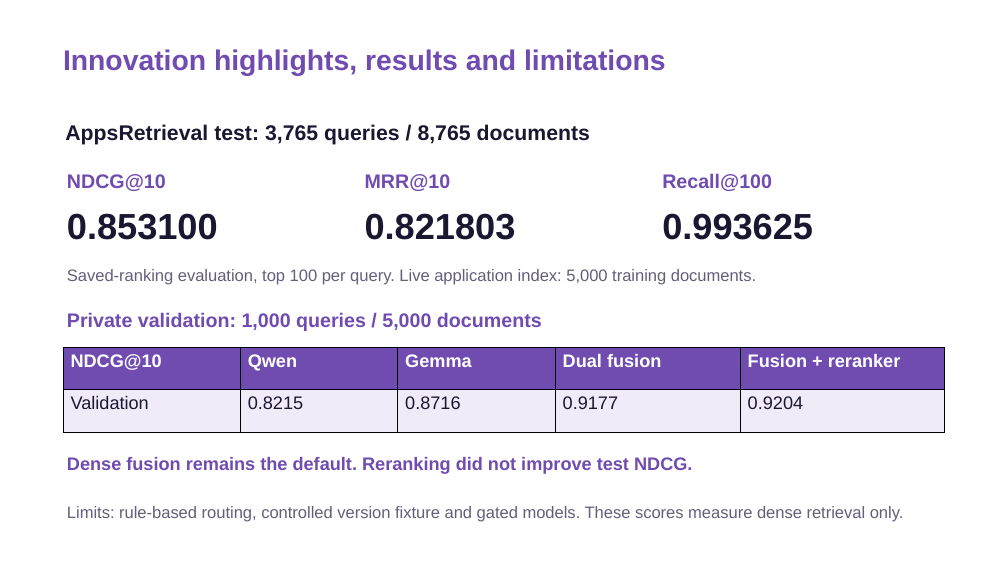
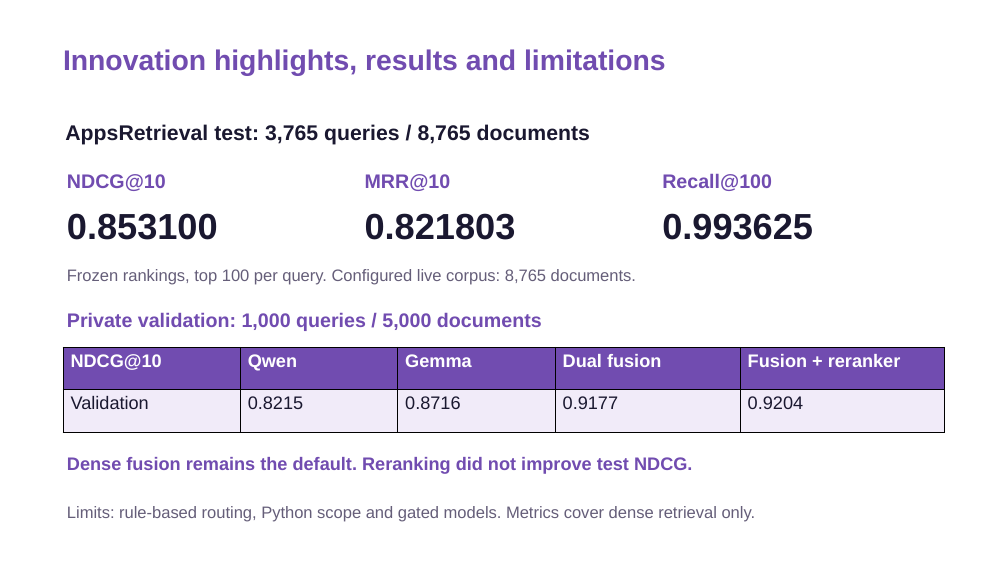
Before and after one commit to SinghDevansh-2006/prism-code-intelligence, a slide deck: slide 8 of submission/SRM_Team_Ctrl_Alt_Elite_1_Submission.pptx. Drawn at 1008x567 pixels with LibreOffice and Linux fonts; fonts in the diff are those of the drawing. Boxes give left, top, right and bottom in pixels: in the first picture for what was removed or moved away, otherwise in the second. Text is boxed around its words. In the diff, an @@ line names an element or a change of style, - is before the commit and + after.

Commit message:
Finalize verified full-corpus PRISM submission

```diff
--- a/submission/SRM_Team_Ctrl_Alt_Elite_1_Submission.pptx
+++ b/submission/SRM_Team_Ctrl_Alt_Elite_1_Submission.pptx
@@ text at [67,269,636,285]: text changed @@
-Saved-ranking evaluation, top 100 per query. Live application index: 5,000 training documents.
+Frozen rankings, top 100 per query. Configured live corpus: 8,765 documents.
@@ text at [67,506,756,522]: text changed @@
-Limits: rule-based routing, controlled version fixture and gated models. These scores measure dense retrieval only.
+Limits: rule-based routing, Python scope and gated models. Metrics cover dense retrieval only.
```
Also in this commit, not shown: 8 other slides changed, 57 other files.
